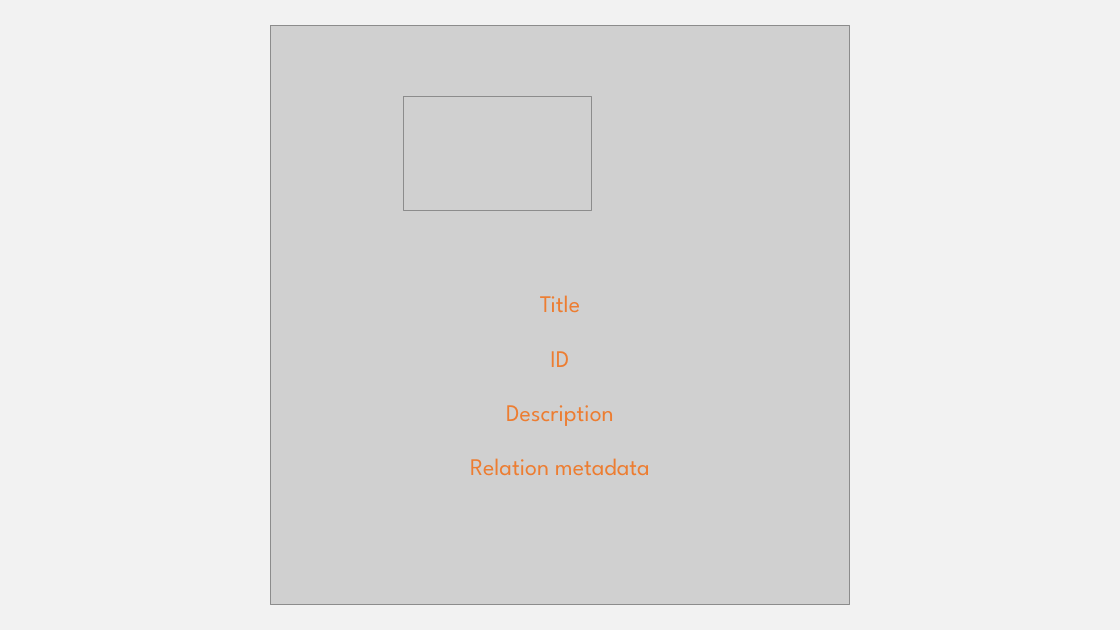
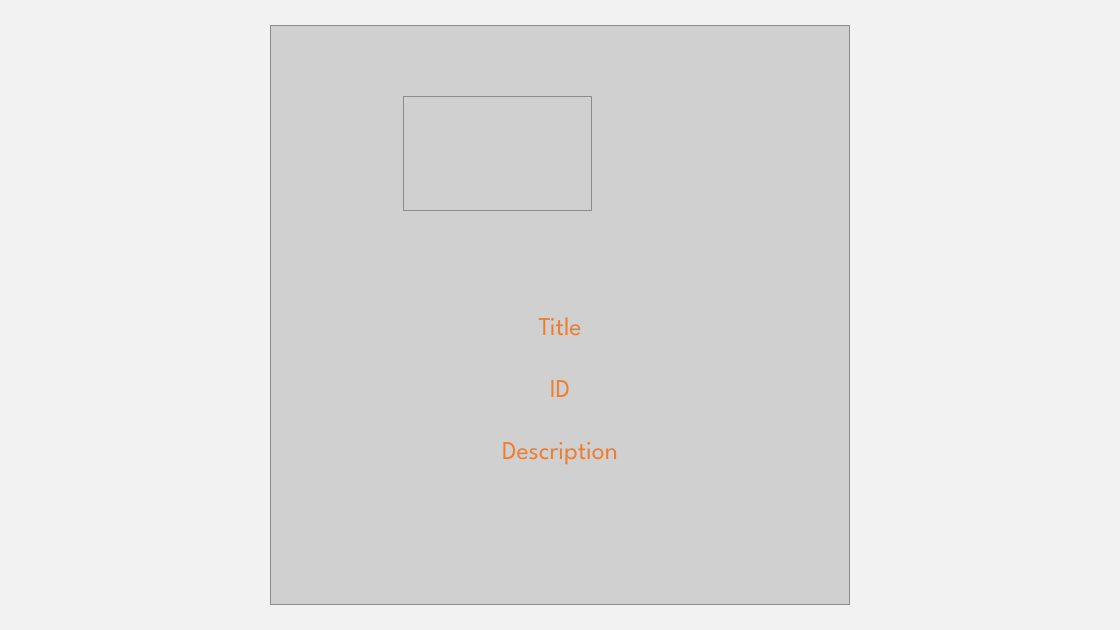
Before and after one commit to w3c/wot-cg, a slide deck: slide 15 of Tutorials/whatiswot/12-Building_Blocks/12-Building_Blocks.pptx. Drawn at 1120x630 pixels with LibreOffice and Linux fonts; fonts in the diff are those of the drawing; grey boxes stand for pictures. Boxes give left, top, right and bottom in pixels: in the first picture for what was removed or moved away, otherwise in the second. Text is boxed around its words. In the diff, an @@ line names an element or a change of style, - is before the commit and + after.

```diff
--- a/Tutorials/whatiswot/12-Building_Blocks/12-Building_Blocks.pptx
+++ b/Tutorials/whatiswot/12-Building_Blocks/12-Building_Blocks.pptx
@@ text "Title" at (502,317,618,465): size 20.4 to 22 pt; line spacing 1.9 to 2 @@
@@ text at (470,458,650,475): paragraph removed @@
-Relation metadata
```
Also in this commit, not shown: 10 other slides changed, 4 slides added, 2 slides removed.
